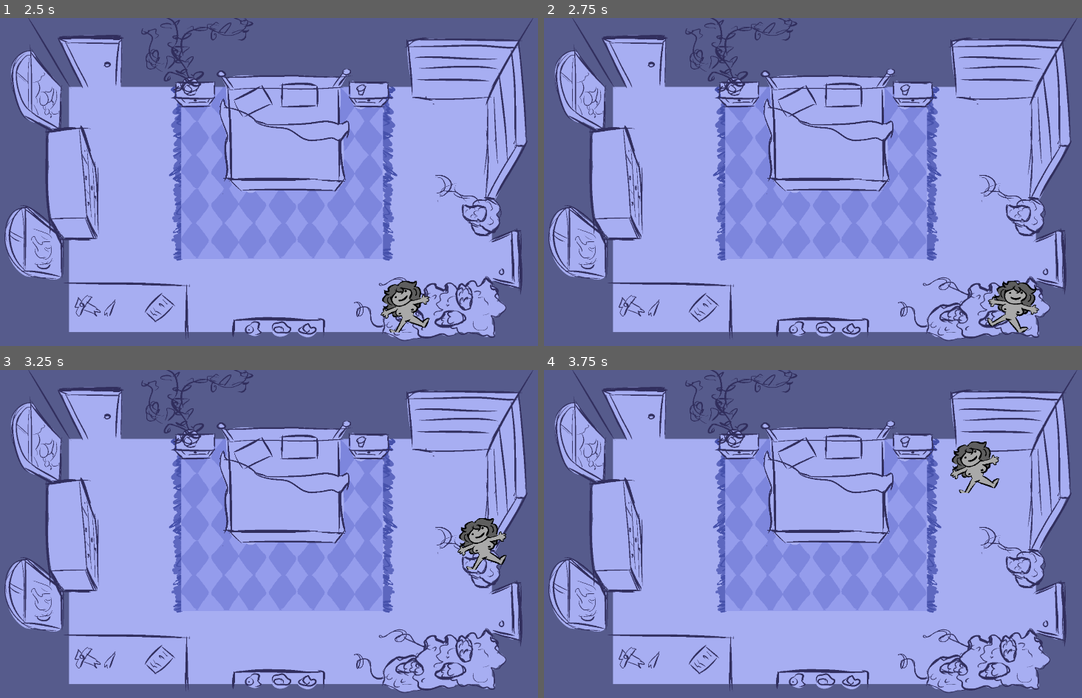
Above: before the commit, frames 1-4 (two rows, left to right).
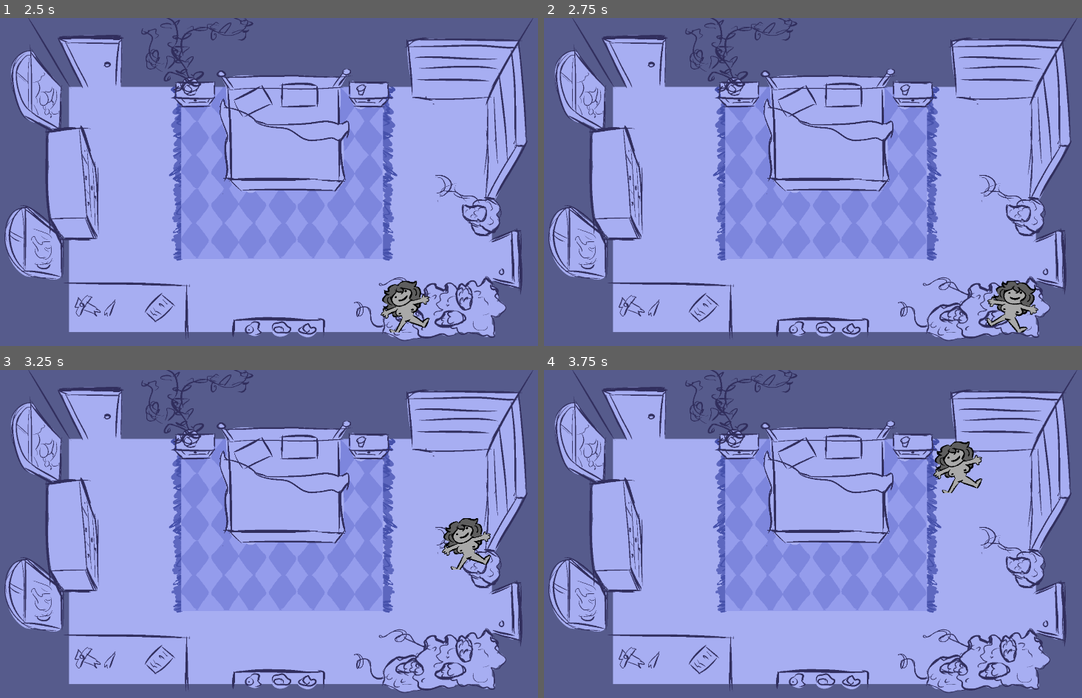
Above: after the commit, the same moments.

Repository: Jigamaree/Witchs-Orders
Game: Godot game, scene res://Scenes/Room_Bedroom.tscn
Two runs of this game, one before a commit and one after it. Both use one fixed random seed, a clock stepped at 60 frames per second and the inputs below.
Inputs:
- Up to frame 1 (2.5 s): tap Enter at 0.5 s; hold Right (ui_right) 0.53-1.28 s; hold Down (ui_down) 1.28-2.03 s; hold Right (ui_right) from 2.03 s (still down)
- Up to frame 2 (2.75 s): keep holding Right (ui_right)
- Up to frame 3 (3.25 s): release Right (ui_right) at 2.78 s; hold Up (ui_up) from 2.78 s (still down)
- Up to frame 4 (3.75 s): release Up (ui_up) at 3.53 s; hold Left (ui_left) from 3.53 s (still down)

Frame 1 is identical in both runs. In frame 2, 0.3% of the frame differs, in the area x 82-93%, y 80-96%; in frame 3, 1.2%; in frame 4, 1.2%, in the area x 72-85%, y 21-38%.

Commit message:
Changed collision shape type.

Diff:
--- a/Scenes/Room_Bedroom.tscn
+++ b/Scenes/Room_Bedroom.tscn
@@ -2,10 +2,6 @@
 
 [ext_resource type="PackedScene" uid="uid://mfyiyjn3xqfg" path="res://Scenes/PlayerCharacter.tscn" id="1_7wu3l"]
 [ext_resource type="Texture2D" uid="uid://b323e23x8pls5" path="res://Art/Backgrounds/BedroomTest.png" id="1_sec1b"]
-
-[sub_resource type="WorldBoundaryShape2D" id="WorldBoundaryShape2D_sec1b"]
-normal = Vector2(0.99977374, 0.021271782)
-distance = 269.30075
 
 [node name="RoomBedroom" type="Control" unique_id=742149808]
 layout_mode = 3
@@ -33,5 +29,7 @@
 
 [node name="StaticBody2D" type="StaticBody2D" parent="." unique_id=1165903164]
 
-[node name="CollisionShape2D" type="CollisionShape2D" parent="StaticBody2D" unique_id=2108223652]
-shape = SubResource("WorldBoundaryShape2D_sec1b")
+[node name="CollisionPolygon2D" type="CollisionPolygon2D" parent="StaticBody2D" unique_id=1499209645]
+position = Vector2(-5, -7)
+build_mode = 1
+polygon = PackedVector2Array(278, 221, 275, 1027, 1655, 1042, 1640, 209)
